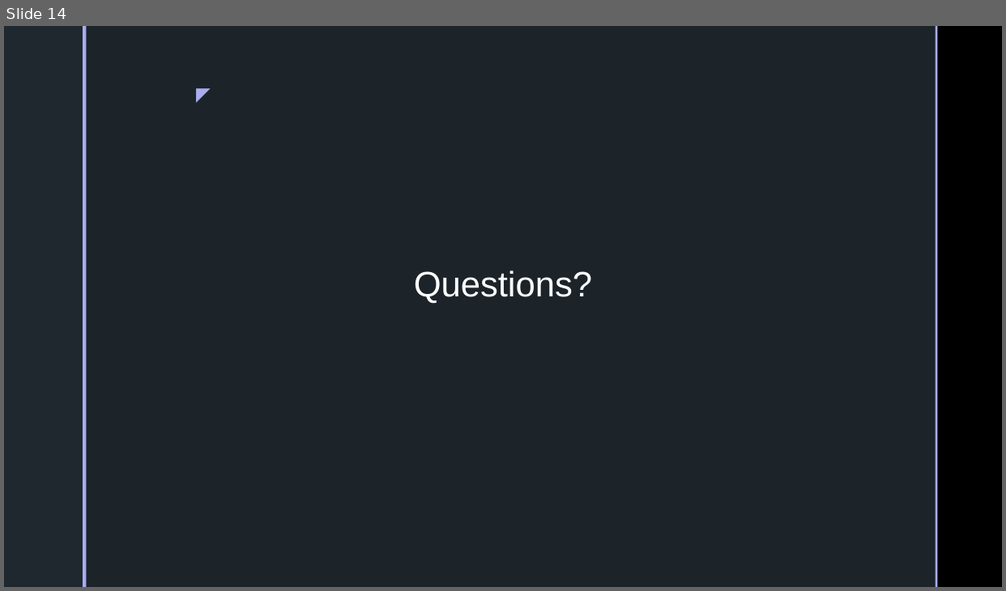
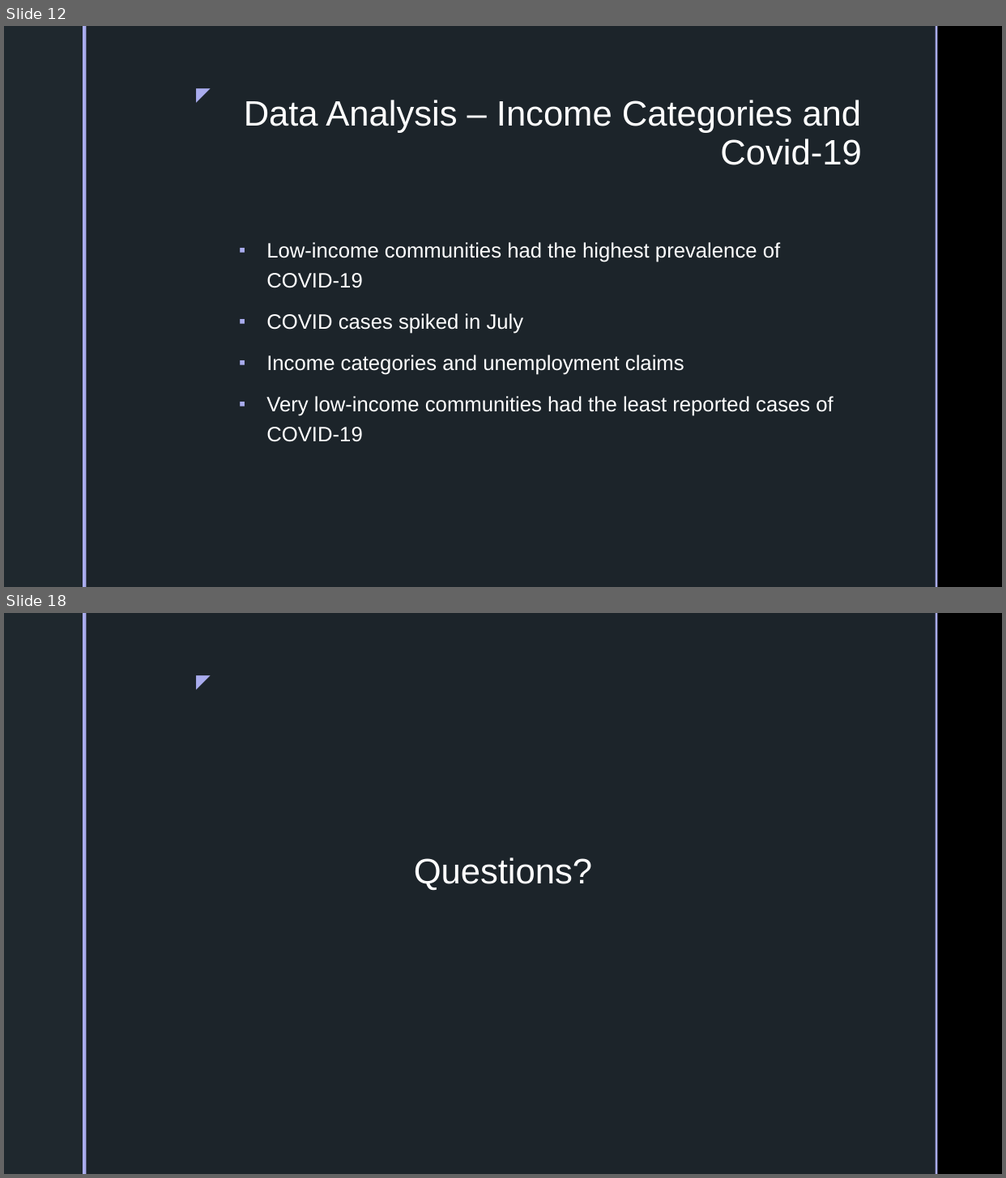
Before and after one commit to inkosi-codes/Covid-19-and-Low-Income-Communities, a slide deck: docs/Presentation/Power-Point.pptx. Shown one above the other, each under a label of ours: slide 14 before the commit, slides 12 and 18 after it; the slides between them are not shown. The pictures are 1006x591 and 1006x1178 pixels, drawn with LibreOffice and Linux fonts; fonts in the diff are those of the drawing; background and template pictures are left out. Boxes give left, top, right and bottom in pixels: in the first picture for what was removed or moved away, otherwise in the second. Text is boxed around its words. In the diff, an @@ line names an element or a change of style, - is before the commit and + after.

```diff
--- a/docs/Presentation/Power-Point.pptx
+++ b/docs/Presentation/Power-Point.pptx
@@ slide 12 added at box(4, 26, 1002, 587), background picture (left out); not listed: 5 template elements that a slide beside it also shows @@
@@ title added at box(244, 100, 862, 165), 34 pt, text #FFFFFF @@
+Data Analysis – Income Categories and Covid-19
@@ text added at box(266, 242, 833, 442), 20 pt, text #FFFFFF @@
+▪ Low-income communities had the highest prevalence of COVID-19
+▪ COVID cases spiked in July
+▪ Income categories and unemployment claims
+▪ Very low-income communities had the least reported cases of COVID-19
@@ what was slide 14 is now slide 18 @@
```
Also in this commit, not shown: 6 slides changed, 6 other slides added, 3 slides removed, 5 other files.
